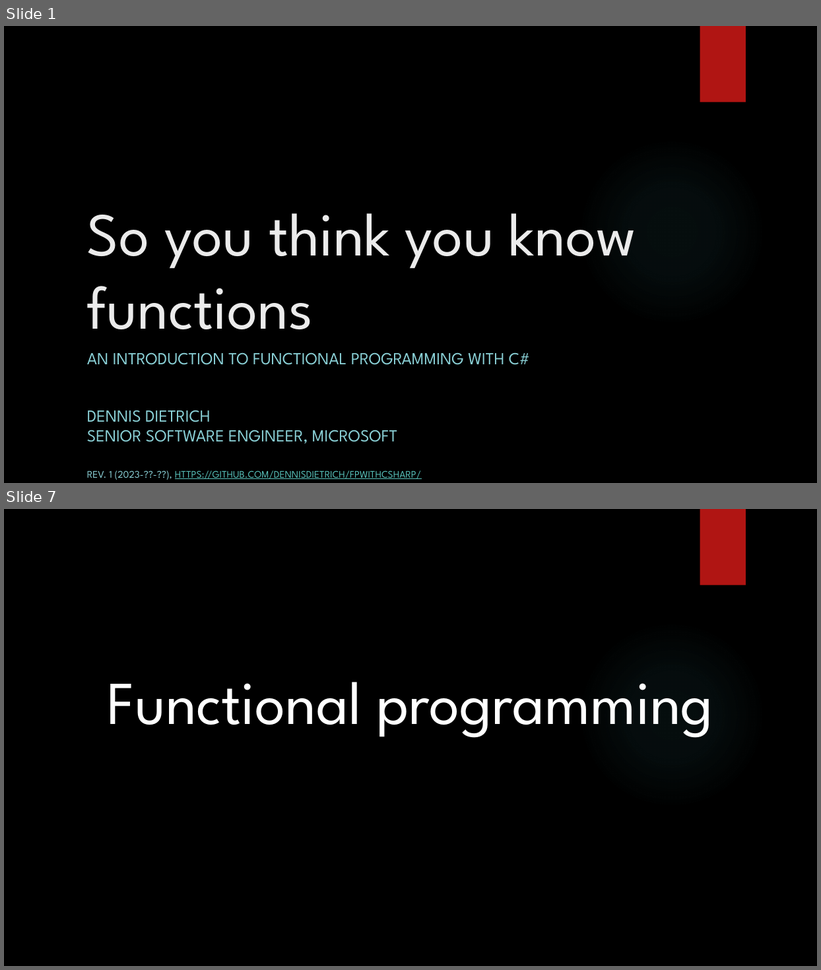
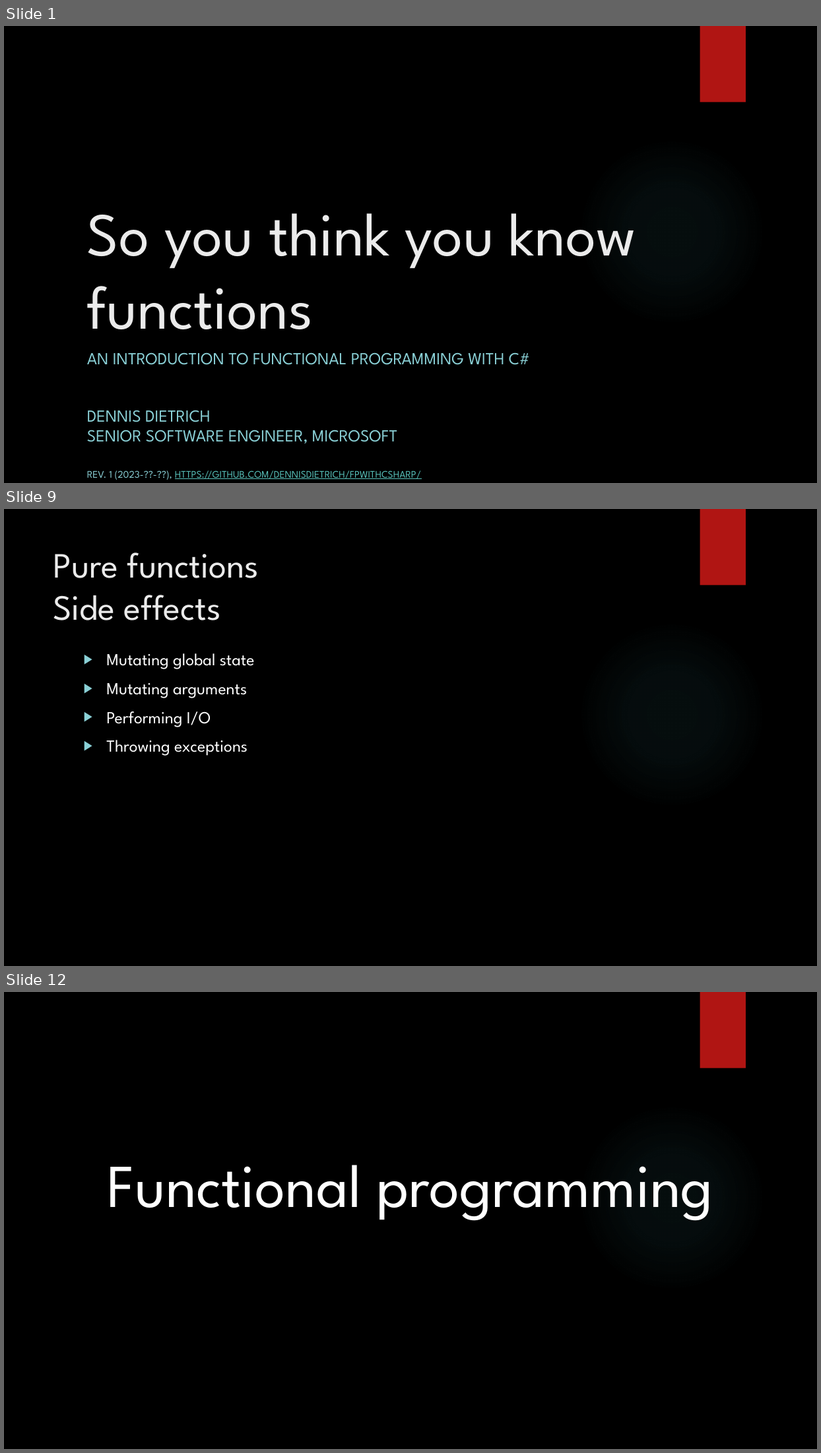
Before and after one commit to dennisdietrich/FpWithCSharp, a slide deck: doc/Introduction to FP with C#.pptx. Shown one above the other, each under a label of ours: slides 1 and 7 before the commit, slides 1, 9 and 12 after it; the slides between them are not shown. The pictures are 821x970 and 821x1453 pixels, drawn with LibreOffice and Linux fonts; fonts in the diff are those of the drawing; background and template pictures are left out. Boxes give left, top, right and bottom in pixels: in the first picture for what was removed or moved away, otherwise in the second. Text is boxed around its words. In the diff, an @@ line names an element or a change of style, - is before the commit and + after.

Commit message:
Added a few (halfbaked) slides about functions

```diff
--- a/doc/Introduction to FP with C#.pptx
+++ b/doc/Introduction to FP with C#.pptx
@@ slide 9 added at (4, 509, 817, 966), background picture (left out); not listed: 2 template elements that a slide beside it also shows @@
@@ title added at (54, 553, 259, 621), 42 pt, text #EBEBEB @@
+Pure functions
+Side effects
@@ text added at (106, 654, 255, 756), 20 pt, text #FFFFFF @@
+▶ Mutating global state
+▶ Mutating arguments
+▶ Performing I/O
+▶ Throwing exceptions
@@ what was slide 7 is now slide 12 @@
```
Also in this commit, not shown: 5 slides changed, 4 other slides added.
